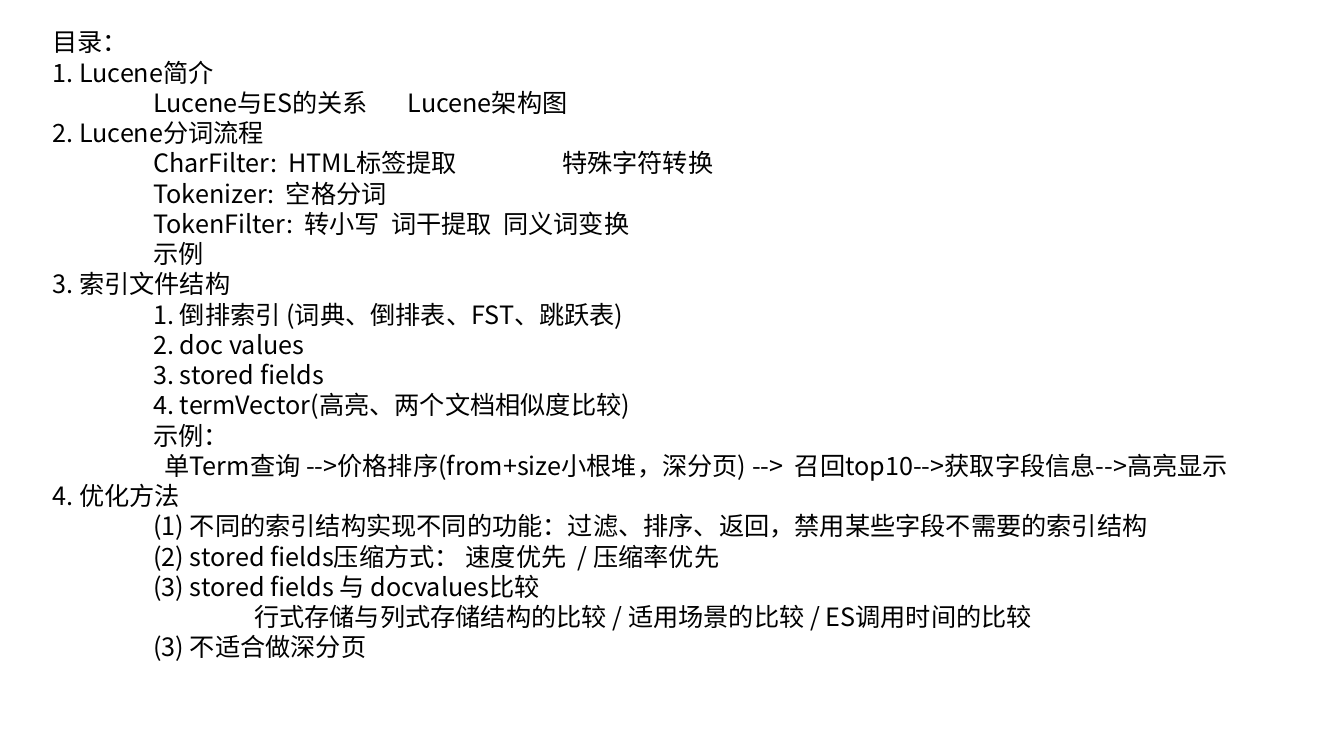
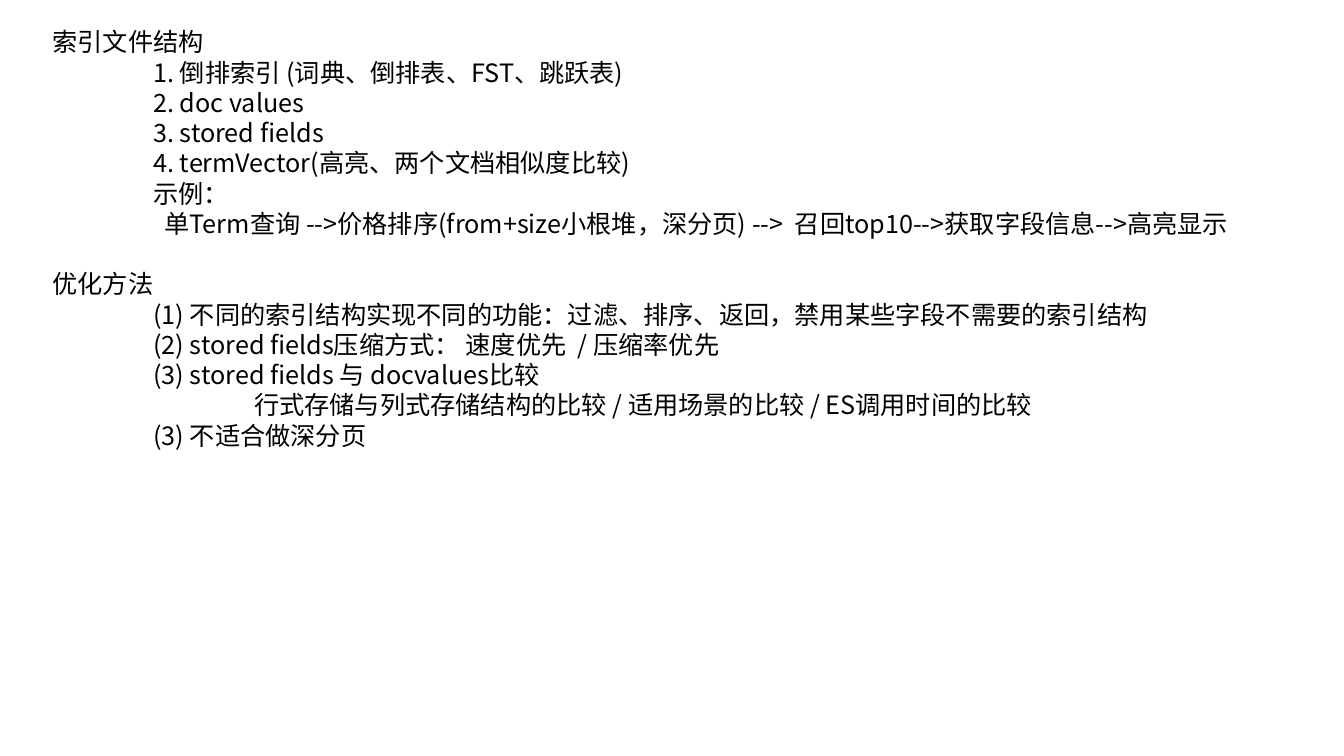
Before and after one commit to zouxiang1993/lucene-8.0.0, a slide deck: slide 1 of core/notes/lucene/codec/索引文件格式/Lucene索引文件.pptx. Drawn at 1344x756 pixels with LibreOffice and Linux fonts; fonts in the diff are those of the drawing. Boxes give left, top, right and bottom in pixels: in the first picture for what was removed or moved away, otherwise in the second. Text is boxed around its words. In the diff, an @@ line names an element or a change of style, - is before the commit and + after.

Commit message:
point values索引文件格式

```diff
--- a/core/notes/lucene/codec/索引文件格式/Lucene索引文件.pptx
+++ b/core/notes/lucene/codec/索引文件格式/Lucene索引文件.pptx
@@ text at <box>53,29,204,53</box>: text changed @@
-目录：
-1. Lucene简介
-Lucene与ES的关系 Lucene架构图
-2. Lucene分词流程
-CharFilter: HTML标签提取 特殊字符转换
-Tokenizer: 空格分词
-TokenFilter: 转小写 词干提取 同义词变换
-示例
-3. 索引文件结构
+索引文件结构
@@ text at <box>53,271,154,295</box>: text changed @@
-4. 优化方法
+优化方法
```
Also in this commit, not shown: 6 other slides changed, 7 slides added, 3 other files.
